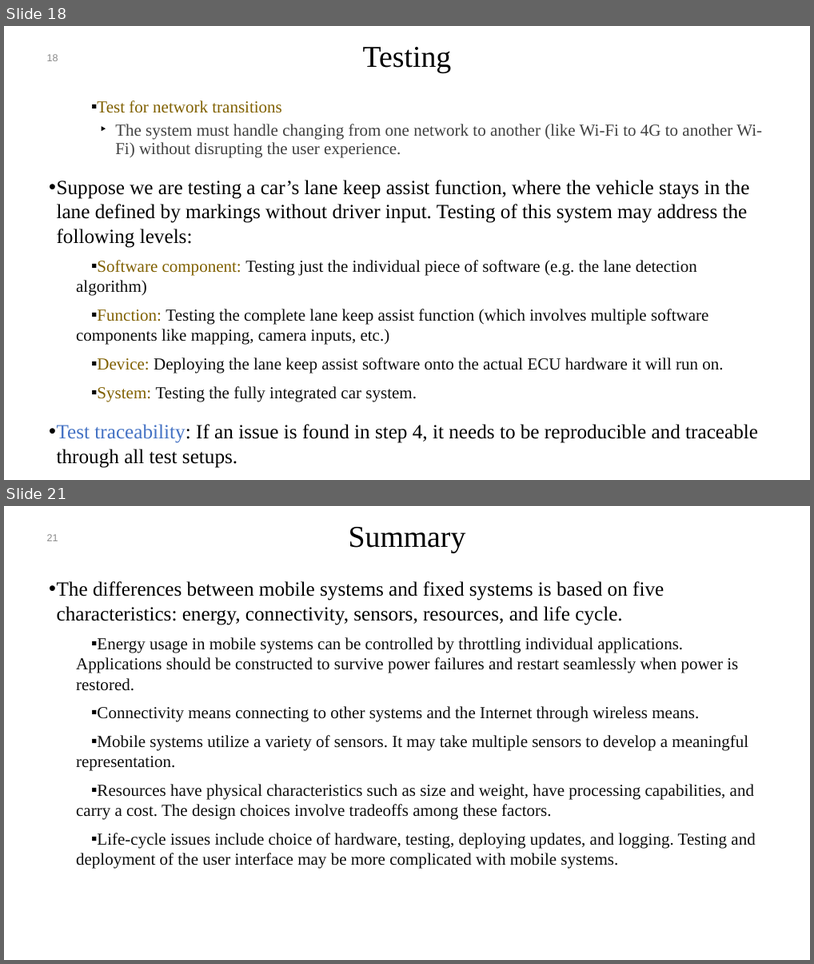
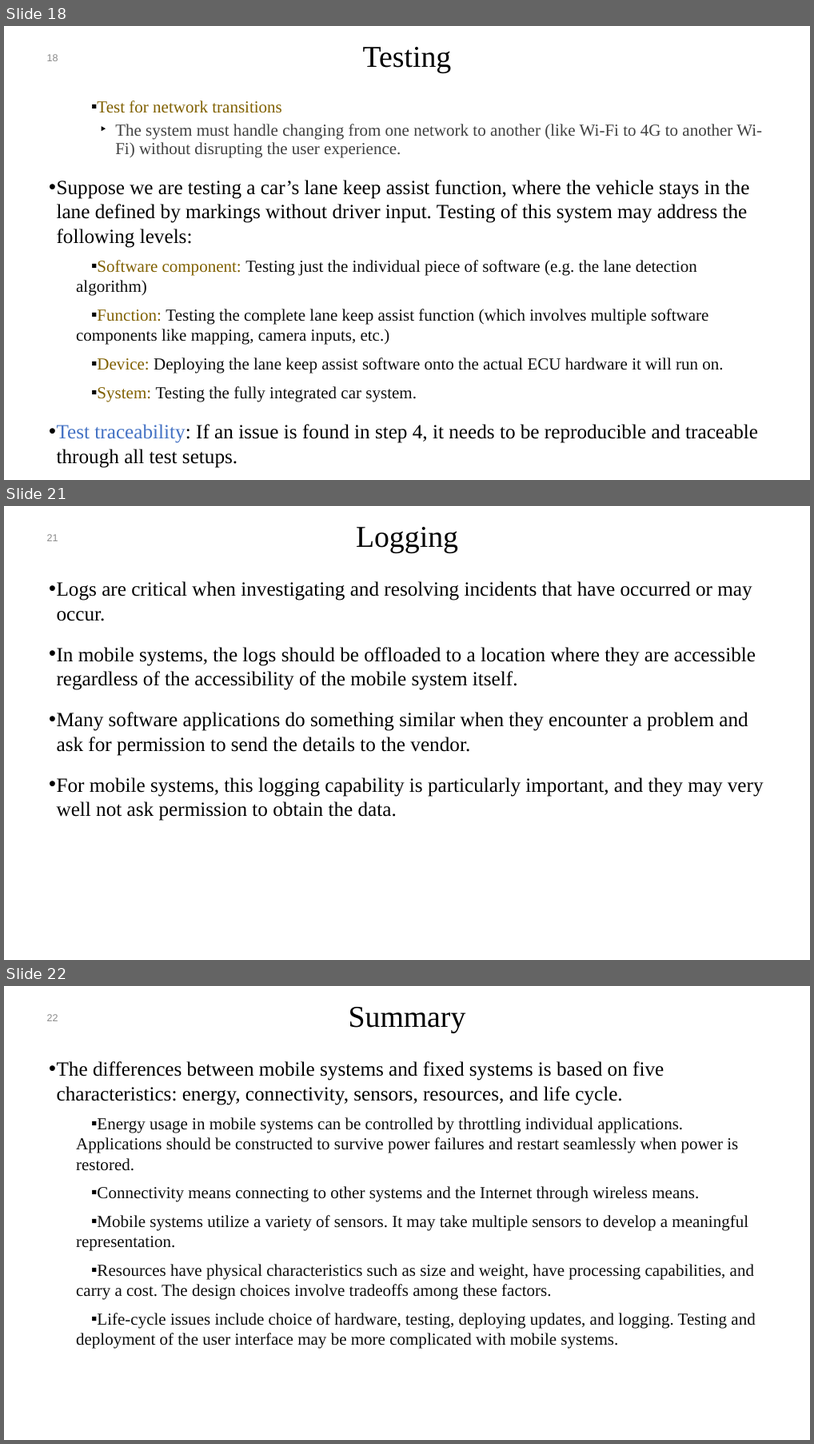
Before and after one commit to mohamad-khorsandi/slides-of-software-architecture-in-practice-4th-ed, a slide deck: chapter 18.pptx. Shown one above the other, each under a label of ours: slides 18 and 21 before the commit, slides 18, 21 and 22 after it; the slides between them are not shown. The pictures are 814x964 and 814x1444 pixels, drawn with LibreOffice and Linux fonts; fonts in the diff are those of the drawing; background and template pictures are left out. Boxes give left, top, right and bottom in pixels: in the first picture for what was removed or moved away, otherwise in the second. Text is boxed around its words. In the diff, an @@ line names an element or a change of style, - is before the commit and + after.

```diff
--- a/chapter 18.pptx
+++ b/chapter 18.pptx
@@ slide 21 added at bbox=[4, 506, 810, 960], background #FFFFFF @@
@@ title added at bbox=[356, 527, 458, 553], 36 pt, text #000000 @@
+Logging
@@ page number added at bbox=[47, 534, 58, 541], 12 pt, text #8C8C8C @@
+21
@@ text added at bbox=[57, 581, 764, 820], 24 pt, text #000000 @@
+• Logs are critical when investigating and resolving incidents that have occurred or may occur.
+• In mobile systems, the logs should be offloaded to a location where they are accessible regardless of the accessibility of the mobile system itself.
+• Many software applications do something similar when they encounter a problem and ask for permission to send the details to the vendor.
+• For mobile systems, this logging capability is particularly important, and they may very well not ask permission to obtain the data.
@@ what was slide 21 is now slide 22 @@
@@ page number at bbox=[47, 1014, 58, 1021]: text changed @@
-21
+22
```
Also in this commit, not shown: 2 slides changed, 1 other slide added, 1 slide removed, 10 other files.
